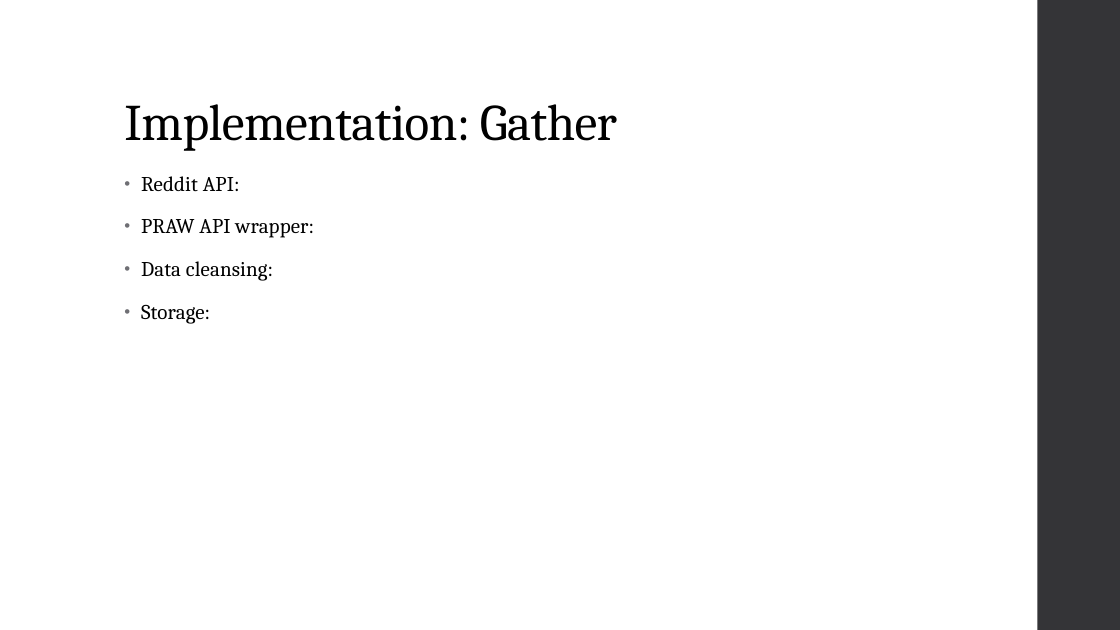
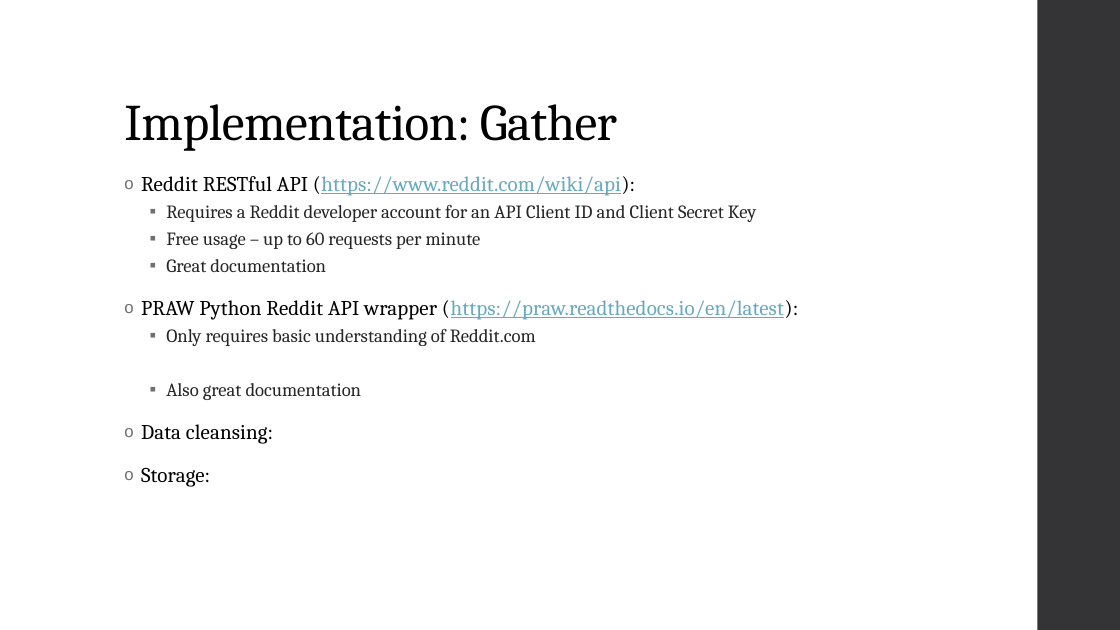
Before and after one commit to iamjz/Network-Recommendation-Engine, a slide deck: slide 7 of NetworkRecommendationEngine_Capstone_LZHAO.pptx. Drawn at 1120x630 pixels with LibreOffice and Linux fonts; fonts in the diff are those of the drawing. Boxes give left, top, right and bottom in pixels: in the first picture for what was removed or moved away, otherwise in the second. Text is boxed around its words. In the diff, an @@ line names an element or a change of style, - is before the commit and + after.

Commit message:
reddit

```diff
--- a/NetworkRecommendationEngine_Capstone_LZHAO.pptx
+++ b/NetworkRecommendationEngine_Capstone_LZHAO.pptx
@@ text at [141,176,798,400]: text changed; size 18 to 16 pt; text colour #000000 to #262626 @@
-• Reddit API:
-• PRAW API wrapper:
+o Reddit RESTful API (https://www.reddit.com/wiki/api):
+  ▪ Requires a Reddit developer account for an API Client ID and Client Secret Key
+  ▪ Free usage – up to 60 requests per minute
+  ▪ Great documentation
+o PRAW Python Reddit API wrapper (https://praw.readthedocs.io/en/latest):
+  ▪ Only requires basic understanding of Reddit.com
+  ▪ Also great documentation
@@ text at [141,424,273,487]: bullet • to o @@
```
Also in this commit, not shown: 2 slides added, 8 other files.
